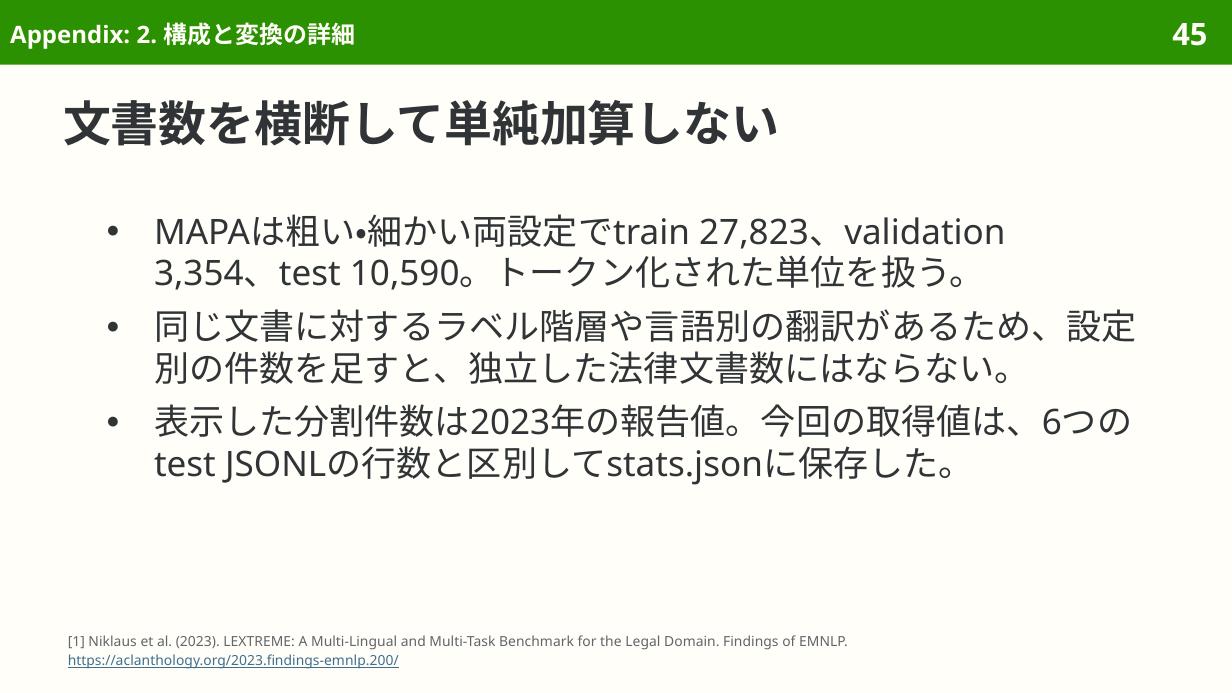
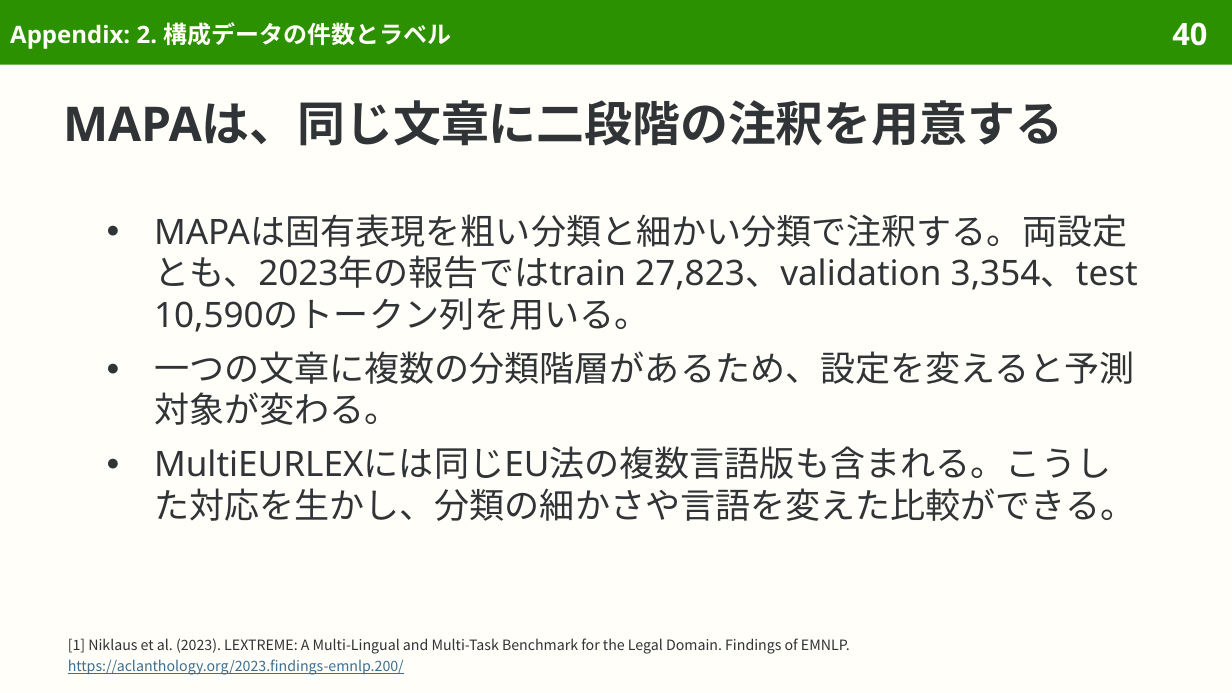
Before and after one commit to sasakiy84/datasets-in-10-minutes, a slide deck: slide 40 of slides/datasets-in-10-minutes-lextreme.pptx (slide 45 before the commit). Drawn at 1232x693 pixels with LibreOffice and Linux fonts; fonts in the diff are those of the drawing. Boxes give left, top, right and bottom in pixels: in the first picture for what was removed or moved away, otherwise in the second. Text is boxed around its words. In the diff, an @@ line names an element or a change of style, - is before the commit and + after.

Commit message:
Explain LEXTREME original multilingual legal datasets and evaluation

```diff
--- a/slides/datasets-in-10-minutes-lextreme.pptx
+++ b/slides/datasets-in-10-minutes-lextreme.pptx
@@ title at box(10, 22, 452, 49): text changed @@
-Appendix: 2. 構成と変換の詳細
+Appendix: 2. 構成データの件数とラベル
@@ page number at box(1172, 22, 1207, 46): text changed @@
-45
+40
@@ title at box(63, 100, 1063, 146): text changed @@
-文書数を横断して単純加算しない
+MAPAは、同じ文章に二段階の注釈を用意する
@@ text at box(154, 214, 1138, 521): text changed @@
-● MAPAは粗い・細かい両設定でtrain 27,823、validation 3,354、test 10,590。トークン化された単位を扱う。
-● 同じ文書に対するラベル階層や言語別の翻訳があるため、設定別の件数を足すと、独立した法律文書数にはならない。
-● 表示した分割件数は2023年の報告値。今回の取得値は、6つのtest JSONLの行数と区別してstats.jsonに保存した。
+● MAPAは固有表現を粗い分類と細かい分類で注釈する。両設定とも、2023年の報告ではtrain 27,823、validation 3,354、test 10,590のトークン列を用いる。
+● 一つの文章に複数の分類階層があるため、設定を変えると予測対象が変わる。
+● MultiEURLEXには同じEU法の複数言語版も含まれる。こうした対応を生かし、分類の細かさや言語を変えた比較ができる。
@@ text "[1] Niklaus et al. (2023). ..." at box(68, 638, 850, 675): size 8.1 to 8.3 pt, font Noto Sans to Noto Sans CJK JP; text colour #626669 to #303437 in "[1] Niklaus et al. (2023). LEXTREME: A ..."; line spacing 9.4pt to 12pt; less space between paragraphs @@
```
Also in this commit, not shown: 46 other slides changed, 8 slides removed, 42 other files.
